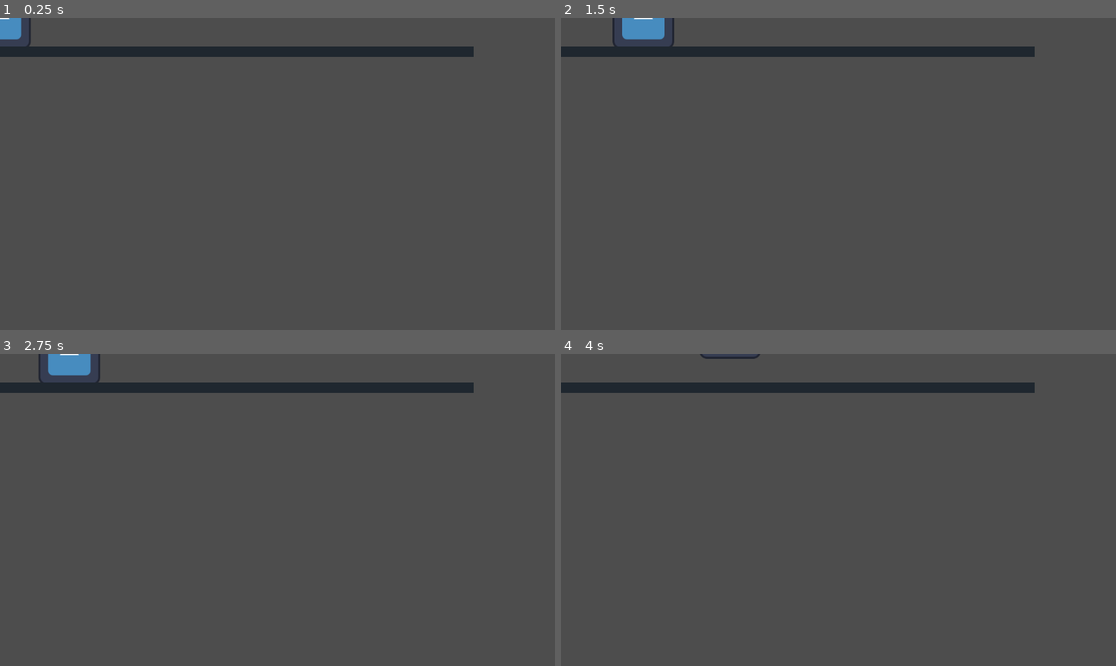
Above: before the commit, frames 1-4 (two rows, left to right).
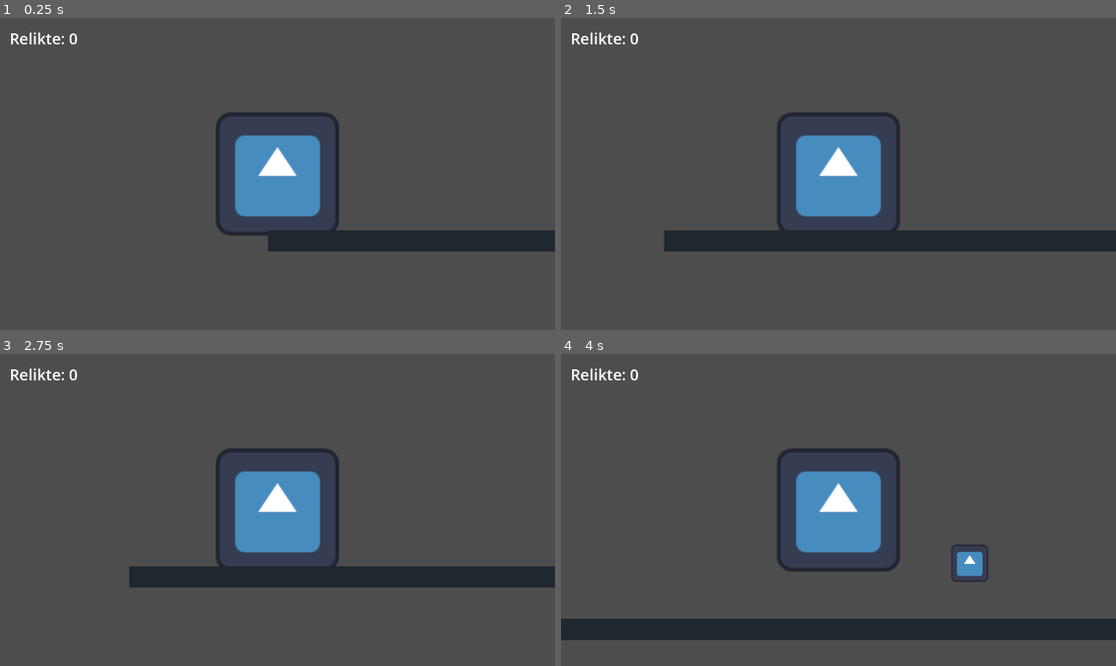
Above: after the commit, the same moments.

Repository: raphaelnos/Chalice-Runner
Game: Godot game, scene res://main.tscn
The game is run twice, just before and just after one commit, with the same random seed, the same clock (stepped at 60 frames per second) and the same inputs. The engine's default icon, where the game draws it, is replaced by a stand-in: a white triangle on a blue panel in a dark square.
Inputs:
- Up to frame 1 (0.25 s): no input
- Up to frame 2 (1.5 s): tap Enter (ui_accept) at 0.5, 0.77 s; hold Right (ui_right) from 0.53 s (still down)
- Up to frame 3 (2.75 s): tap Enter (ui_accept) at 1.52 s; release Right (ui_right) at 2.03 s; hold Left (ui_left) from 2.03 s (still down)
- Up to frame 4 (4 s): release Left (ui_left) at 2.78 s; hold Right (ui_right) from 2.78 s (still down); tap Enter (ui_accept) at 3.02, 3.77 s

The runs differ from the first frame. In frame 1, 12% of the frame differs, in the area x 0-100%, y 0-75%; in frame 2, 14%; in frame 3, 14%; in frame 4, 16%, in the area x 0-100%, y 0-92%.

Commit message:
Add collectible relic and score system

Diff:
--- /dev/null
+++ b/chalice-runner/game_manager.gd
@@ -0,0 +1,15 @@
+extends Node
+
+var score: int = 0
+@onready var score_label: Label = $"../UI/ScoreLabel"
+
+func _ready() -> void:
+	update_score()
+
+func add_score(amount: int) -> void:
+	score += amount
+	update_score()
+
+func update_score() -> void:
+	if score_label:
+		score_label.text = "Relikte: " + str(score)
--- a/chalice-runner/main.tscn
+++ b/chalice-runner/main.tscn
@@ -2,12 +2,17 @@
 
 [ext_resource type="Script" uid="uid://mftptw8r8aw0" path="res://player.gd" id="1_0xm2m"]
 [ext_resource type="Texture2D" uid="uid://c171tn1kk5bic" path="res://icon.svg" id="1_ig7tw"]
+[ext_resource type="Script" uid="uid://cog65ggl4srdr" path="res://game_manager.gd" id="3_h2yge"]
+[ext_resource type="Script" uid="uid://d1o5nq8nou73g" path="res://relic.gd" id="4_1bvp3"]
 
 [sub_resource type="RectangleShape2D" id="RectangleShape2D_0xm2m"]
 size = Vector2(121, 119)
 
 [sub_resource type="RectangleShape2D" id="RectangleShape2D_ig7tw"]
 size = Vector2(993, 20)
+
+[sub_resource type="CircleShape2D" id="CircleShape2D_lquwl"]
+radius = 23.96
 
 [node name="Main" type="Node2D" unique_id=1036397527]
 
@@ -19,6 +24,9 @@
 
 [node name="CollisionShape2D" type="CollisionShape2D" parent="Player" unique_id=1956979299]
 shape = SubResource("RectangleShape2D_0xm2m")
+
+[node name="Camera2D" type="Camera2D" parent="Player" unique_id=1269702532]
+zoom = Vector2(2, 2)
 
 [node name="Ground" type="StaticBody2D" parent="." unique_id=460783567]
 
@@ -32,3 +40,31 @@
 offset_right = 983.0
 offset_bottom = 81.0
 color = Color(0.120481126, 0.153961, 0.18494987, 1)
+
+[node name="UI" type="CanvasLayer" parent="." unique_id=705462051]
+
+[node name="ScoreLabel" type="Label" parent="UI" unique_id=1127712059]
+anchors_preset = -1
+anchor_right = 0.002
+offset_left = 20.0
+offset_top = 20.0
+offset_right = 123.696
+offset_bottom = 54.0
+theme_override_colors/font_color = Color(1, 1, 1, 1)
+theme_override_font_sizes/font_size = 32
+text = "Relikte: 0"
+
+[node name="GameManager" type="Node" parent="." unique_id=2013891143]
+script = ExtResource("3_h2yge")
+
+[node name="Relic" type="Area2D" parent="." unique_id=479359906]
+script = ExtResource("4_1bvp3")
+
+[node name="Sprite2D" type="Sprite2D" parent="Relic" unique_id=946017367]
+position = Vector2(487.2, 1.2000008)
+scale = Vector2(0.3, 0.3)
+texture = ExtResource("1_ig7tw")
+
+[node name="CollisionShape2D" type="CollisionShape2D" parent="Relic" unique_id=1486744066]
+position = Vector2(487.2, 1.2000008)
+shape = SubResource("CircleShape2D_lquwl")
--- /dev/null
+++ b/chalice-runner/relic.gd
@@ -0,0 +1,12 @@
+extends Area2D
+
+@export var points: int = 1
+
+func _ready() -> void:
+	body_entered.connect(_on_body_entered)
+
+func _on_body_entered(body: Node2D) -> void:
+	if body.name == "Player":
+		var manager = get_tree().current_scene.get_node("GameManager")
+		manager.add_score(points)
+		queue_free()
Not shown, added: chalice-runner/game_manager.gd.uid
Not shown, added: chalice-runner/relic.gd.uid
